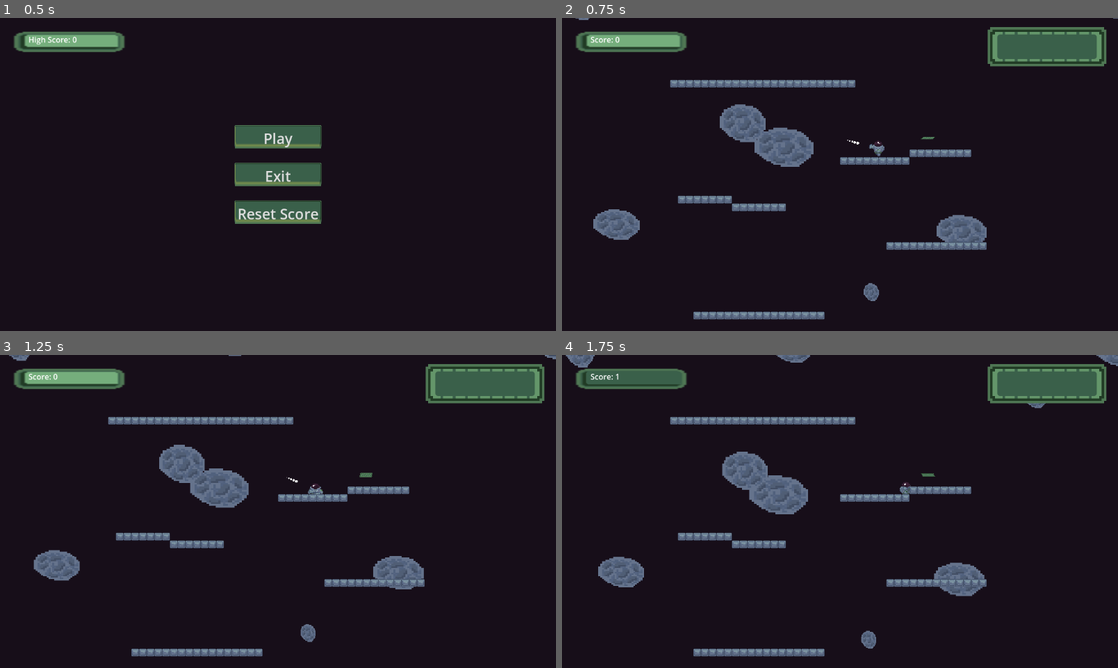
Above: before the commit, frames 1-4 (two rows, left to right).
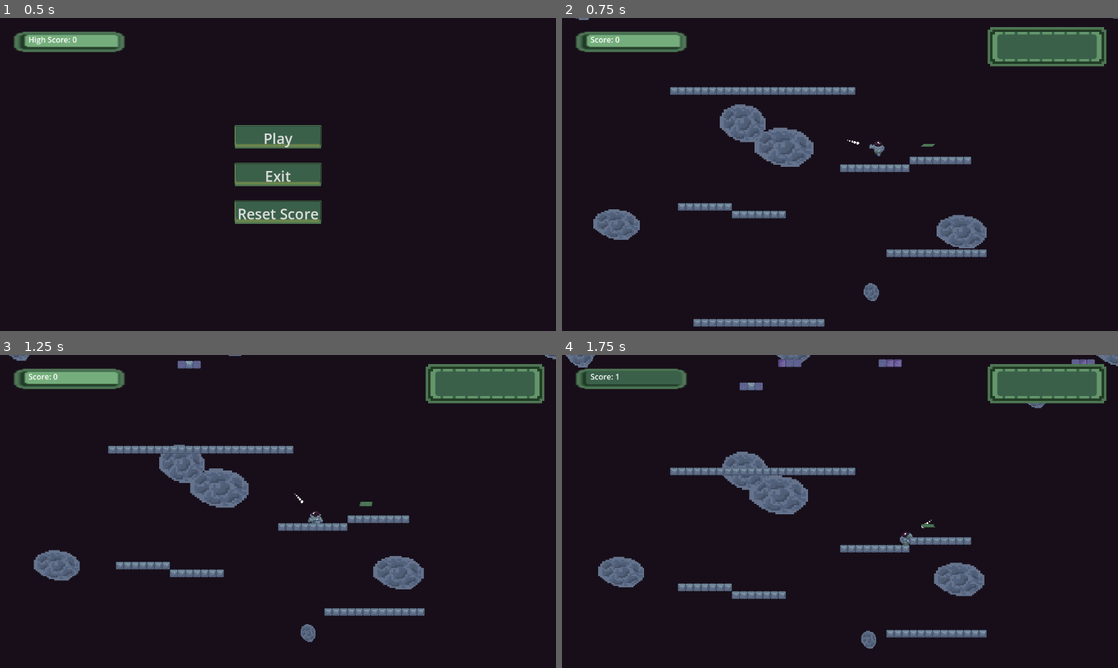
Above: after the commit, the same moments.

Repository: ScoreSpaceGameJam-SpaceGame/SpaceGame
Game: Godot game, scene res://levels/menu/menu.tscn
The game is run twice, just before and just after one commit, with the same random seed, the same clock (stepped at 60 frames per second) and the same inputs. Sound files missing from this copy of the repository are replaced by a short silence.
Inputs (mouse positions are in pixels of both pictures, inside the frame that each line leads up to):
- Up to frame 1 (0.5 s): no input
- Up to frame 2 (0.75 s): click "Play" at 0.5 s
- Up to frame 3 (1.25 s): no input
- Up to frame 4 (1.75 s): move the mouse to (962, 495) at 1.27 s; hold D (MoveRight) from 1.28 s (still down); hold Space (Teleport) from 1.28 s (still down); click (962, 495) at 1.35 s

Frame 1 is identical in both runs. In frame 2, 5.7% of the frame differs, in the area x 19-77%, y 19-99%; in frame 3, 5.4%; in frame 4, 5.5%.

Commit message:
Gun sfx incorporated

Diff:
--- a/characters/player/player.gd
+++ b/characters/player/player.gd
@@ -16,12 +16,11 @@
 var gun_energy: float = 100
 var is_falling : bool = false
 
-var failed_teleport_sfx = preload("res://characters/player/failed_teleport.wav")
-
 signal remaining_gun_energy
 
 @onready var aim_indicator_mount_point: Node2D = $AimIndicatorMountPoint
-@onready var feet_sfx_player: AudioStreamPlayer2D = $SFXPlayer
+@onready var locomotion_sfx_player: AudioStreamPlayer2D = $LocomotionSFXPlayer
+@onready var gun_sfx_player: AudioStreamPlayer2D = $GunSFXPlayer
 
 func _physics_process(delta: float) -> void:
 	# Tracking the directions for our animation tree
@@ -67,7 +66,6 @@
 	else:
 		velocity.x = move_toward(velocity.x, 0, SPEED)
 
-
 	# Rotate the aim indicator to match the firing angle
 	aim_indicator_mount_point.global_rotation = firing_vector.angle() + .5 * PI
 	if velocity.is_zero_approx():
@@ -97,8 +95,8 @@
 		# Handle the gun not having enough energy by returning telenade and playing sfx
 		if gun_energy - global_position.distance_to($Telenade.global_position) / 50 < 0:
 			player_state = Enums.player_actions.AIMING
-			$SFXPlayer.stream = failed_teleport_sfx
-			$SFXPlayer.play()
+			gun_sfx_player.stream = Global.GUN_SOUNDS[3]
+			gun_sfx_player.play()
 			return
 
 		is_shooting = true
@@ -107,6 +105,15 @@
 		$Telenade.linear_velocity = Vector2.ZERO
 		$Telenade.angular_velocity = 0
 		$Telenade.apply_central_impulse(firing_vector * 500 * FIRE_POWER_MULTIPLYER)
+		if gun_energy >= 70.0:
+			gun_sfx_player.stream = Global.GUN_SOUNDS[0]
+		elif gun_energy >= 30.0:
+			gun_sfx_player.stream = Global.GUN_SOUNDS[1]
+		else:
+			gun_sfx_player.stream = Global.GUN_SOUNDS[2]
+
+		gun_sfx_player.play()
+
 
 func handle_firing_state():
 	if Input.is_action_pressed("Teleport"):
@@ -119,6 +126,8 @@
 
 		# Complete the teleport and resize
 		global_position = $Telenade.global_position
+		locomotion_sfx_player.stream = Global.TELEPORT_SOUNDS.pick_random()
+		locomotion_sfx_player.play()
 
 		# Reset player state
 		player_state = Enums.player_actions.AIMING
@@ -128,11 +137,14 @@
 	gun_energy = min(gun_energy + amount, 100)
 	remaining_gun_energy.emit(gun_energy)
 
+	gun_sfx_player.stream = Global.GUN_SOUNDS[4]
+	gun_sfx_player.play()
+
 func play_sfx() -> void:
 	if is_falling and is_on_floor():
-		feet_sfx_player.stream = Global.land_sounds.pick_random()
-		feet_sfx_player.play()
+		locomotion_sfx_player.stream = Global.LAND_SOUNDS.pick_random()
+		locomotion_sfx_player.play()
 		is_falling = false
-	if not velocity.is_zero_approx() and not is_falling and not feet_sfx_player.playing and player_state != Enums.player_actions.FIRING:
-		feet_sfx_player.stream = Global.walk_sounds.pick_random()
-		feet_sfx_player.play()
+	if not velocity.is_zero_approx() and not is_falling and not locomotion_sfx_player.playing and player_state != Enums.player_actions.FIRING:
+		locomotion_sfx_player.stream = Global.WALK_SOUNDS.pick_random()
+		locomotion_sfx_player.play()
--- a/characters/player/player.tscn
+++ b/characters/player/player.tscn
@@ -654,5 +654,7 @@
 advance_expression_base_node = NodePath("..")
 anim_player = NodePath("../AnimationPlayer")
 
-[node name="SFXPlayer" type="AudioStreamPlayer2D" parent="."]
+[node name="LocomotionSFXPlayer" type="AudioStreamPlayer2D" parent="."]
 volume_db = 10.0
+
+[node name="GunSFXPlayer" type="AudioStreamPlayer2D" parent="."]
--- a/globals/global.gd
+++ b/globals/global.gd
@@ -1,27 +1,29 @@
 extends Node
 
-const SCROLL_SPEED: float = 0
+const SCROLL_SPEED: float = 1.5
 
-const walk_sounds = [
+const WALK_SOUNDS = [
 	preload("res://globals/sfx/shoe_step_a.wav"),
 	preload("res://globals/sfx/shoe_step_b.wav"),
 	preload("res://globals/sfx/shoe_step_c.wav")
 ]
 
-const land_sounds = [
+const LAND_SOUNDS = [
 	preload("res://globals/sfx/land_step_a.wav"),
 	preload("res://globals/sfx/land_step_b.wav")
 ]
 
-const teleport_sounds = [
+const TELEPORT_SOUNDS = [
 	preload("res://globals/sfx/teleport_a.wav"),
 	preload("res://globals/sfx/teleport_b.wav")
 ]
 
-const gunshot_sounds = [
+const GUN_SOUNDS = [
 	preload("res://globals/sfx/gun_shot_high.wav"),
 	preload("res://globals/sfx/gun_shot_medium.wav"),
-	preload("res://globals/sfx/gun_shot_low.wav")
+	preload("res://globals/sfx/gun_shot_low.wav"),
+	preload("res://globals/sfx/gun_out_of_energy.wav"),
+	preload("res://globals/sfx/gun_recharge.wav")
 ]
 
 var current_score: int
--- a/levels/main_level/main_level.tscn
+++ b/levels/main_level/main_level.tscn
@@ -82,6 +82,7 @@
 
 [node name="AudioStreamPlayer" type="AudioStreamPlayer" parent="."]
 stream = ExtResource("4_gwp46")
+autoplay = true
 
 [node name="SongEndingPlayer" type="AudioStreamPlayer" parent="."]
 stream = ExtResource("5_vt0u2")
